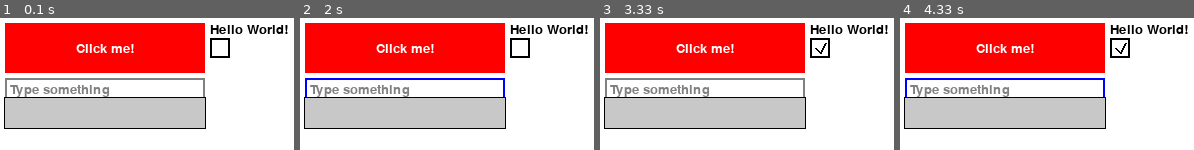
Above: before the commit, frames 1-4 (left to right).
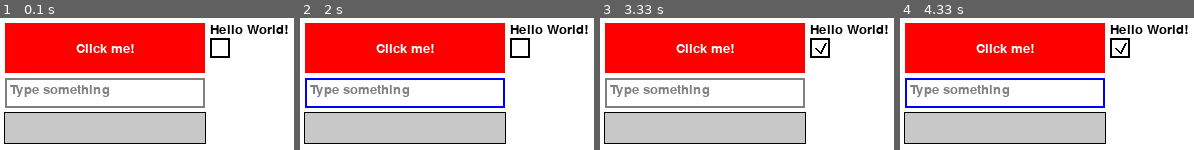
Above: after the commit, the same moments.

Repository: PocketEngineer1/PyGame-UI-Framework
Game: pygame game, started from example.py
Two runs of this game, one before a commit and one after it. Both use one fixed random seed, a clock stepped at 60 frames per second and the inputs below.
Inputs (mouse positions are in pixels of both pictures, inside the frame that each line leads up to):
- Up to frame 1 (0.1 s): no input
- Up to frame 2 (2 s): click "Click me!" at 0.38 s; click (491, 95) at 1.82 s
- Up to frame 3 (3.33 s): click (outside the picture) at 2.15 s; click (820, 48) at 2.98 s
- Up to frame 4 (4.33 s): click "Type something" at 4.32 s

The runs differ from the first frame. In frame 1, 17% of the frame differs, in the area x 1-71%, y 59-96%; in frame 2, 17%; in frame 3, 17%; in frame 4, 17%.

Commit message:
Add files via upload

Diff:
--- a/UI_Framework.py
+++ b/UI_Framework.py
@@ -4,9 +4,10 @@
 pygame.font.init()
 
 class Frame:
-  def __init__(self, x, y, width, height, color, border_width=1):
+  def __init__(self, x, y, width, height, color=(255, 255, 255), border_color=(0, 0, 0), border_width=1):
     self.rect = pygame.Rect(x, y, width, height)
     self.color = color
+    self.border_color = border_color
     self.border_width = border_width
 
   def draw(self, surface):
@@ -20,21 +21,21 @@
       self.rect.width + self.border_width * 2,
       self.rect.height + self.border_width * 2
     )
-    pygame.draw.rect(surface, pygame.Color('black'), border_rect, self.border_width)
+    pygame.draw.rect(surface, self.border_color, border_rect, self.border_width)
 
   def handle_event(self, event):
     pass
 
 class TextInput:
-  def __init__(self, x, y, width, height, font_size=20, placeholder='', on_change=None):
+  def __init__(self, x, y, width, height, font_size=20, placeholder='', on_change=None, placeholder_color=(128, 128, 128), text_color=(0, 0, 0), active_color=(0, 0, 255), inactive_color=(128, 128, 128), font=None):
     self.rect = pygame.Rect(x, y, width, height)
     self.text = ''
-    self.font = pygame.font.Font(None, font_size)
+    self.font = pygame.font.Font(font, font_size)
     self.placeholder = placeholder
-    self.placeholder_color = (128, 128, 128)
-    self.text_color = (0, 0, 0)
-    self.active_color = (0, 0, 255)
-    self.inactive_color = (128, 128, 128)
+    self.placeholder_color = placeholder_color
+    self.text_color = text_color
+    self.active_color = active_color
+    self.inactive_color = inactive_color
     self.active = False
     self.on_change = on_change
 
@@ -74,10 +75,10 @@
           self.on_change(self.text)
 
 class Checkbox:
-  def __init__(self, x, y, size, label='', font_size=20, checked=False, color=(0, 0, 0), check_color=(255, 255, 255)):
+  def __init__(self, x, y, size, label='', font_size=20, checked=False, color=(0, 0, 0), check_color=(255, 255, 255), font=None):
     self.rect = pygame.Rect(x, y, size, size)
     self.label = label
-    self.font = pygame.font.Font(None, font_size)
+    self.font = pygame.font.Font(font, font_size)
     self.checked = checked
     self.color = color
     self.check_color = check_color
@@ -99,11 +100,11 @@
         self.checked = not self.checked
 
 class Button:
-  def __init__(self, x, y, width, height, color: tuple, text='', font_size=20, click_handler=None, disabled=False):
+  def __init__(self, x, y, width, height, color=(255, 0, 0), text='', font_size=20, click_handler=None, disabled=False, font=None):
     self.rect = pygame.Rect(x, y, width, height)
     self.color = color
     self.text = text
-    self.font = pygame.font.Font(None, font_size)
+    self.font = pygame.font.Font(font, font_size)
     self.click_handler = click_handler
     self.disabled = disabled
 
@@ -116,17 +117,18 @@
 
   def handle_event(self, event):
     if event.type == pygame.MOUSEBUTTONDOWN:
-      if self.rect.collidepoint(event.pos) and event.button == 1:
-        if self.click_handler is not None:
-          self.click_handler()
+      if not self.disabled:
+        if self.rect.collidepoint(event.pos) and event.button == 1:
+          if self.click_handler is not None:
+            self.click_handler()
 
 class Text:
-  def __init__(self, x, y, text, font_size=20, color=(0, 0, 0)):
+  def __init__(self, x, y, text, font_size=20, color=(0, 0, 0), font=None):
     self.x = x
     self.y = y
     self.text = text
     self.color = color
-    self.font = pygame.font.Font(None, font_size)
+    self.font = pygame.font.Font(font, font_size)
 
   def draw(self, surface):
     text_surface = self.font.render(self.text, True, self.color)
--- a/example.py
+++ b/example.py
@@ -9,14 +9,17 @@
   print("Text input changed:", text)
 
 ui = UI(800, 600, 'Example')
+
 button = Button(5, 5, 200, 50, (255, 0, 0), 'Click me!', click_handler=hello)
 text = Text(210, 5, 'Hello World!')
 checkbox = Checkbox(210, 20, 20, check_color=(0, 0, 0))
 text_input = TextInput(5, 60, 200, 30, placeholder="Type something", on_change=handle_text_change)
-frame = Frame(5, 80, 200, 30, color=(200, 200, 200))
+frame = Frame(5, 95, 200, 30, color=(200, 200, 200))
+
 ui.add_element(button)
 ui.add_element(text)
 ui.add_element(checkbox)
 ui.add_element(text_input)
 ui.add_element(frame)
+
 ui.run()
